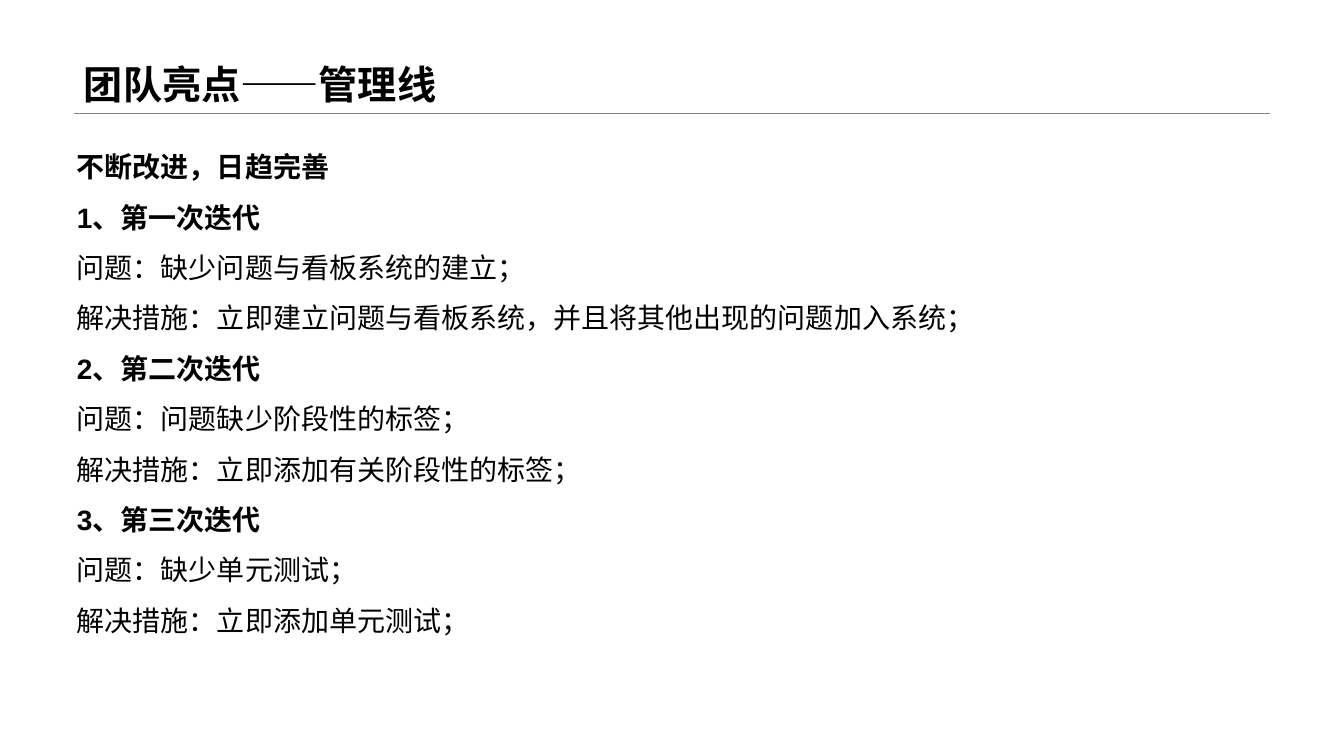
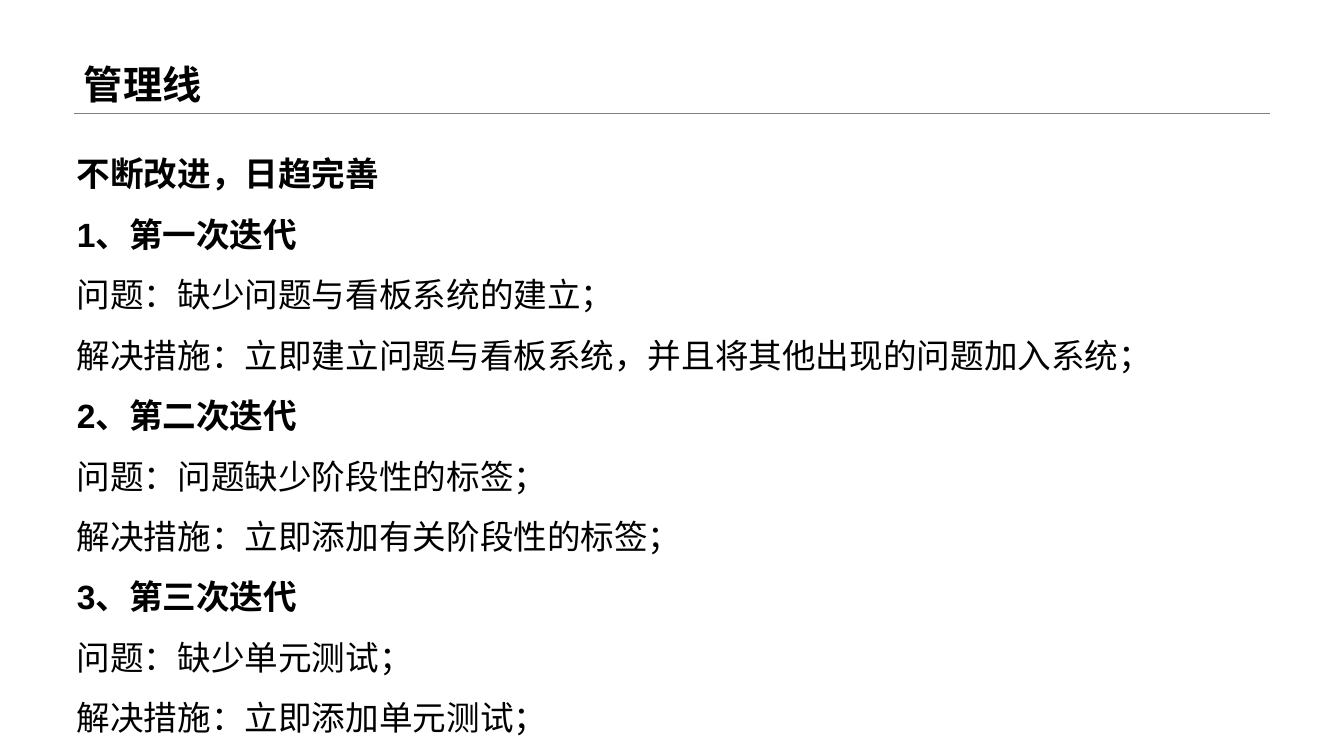
Before and after one commit to sebuaa2019/Team108, a slide deck: slide 15 of 申优答辩工作/申优答辩/Team108-申优答辩.pptx (slide 8 before the commit). Drawn at 1344x756 pixels with LibreOffice and Linux fonts; fonts in the diff are those of the drawing. Boxes give left, top, right and bottom in pixels: in the first picture for what was removed or moved away, otherwise in the second. Text is boxed around its words. In the diff, an @@ line names an element or a change of style, - is before the commit and + after.

```diff
--- a/申优答辩工作/申优答辩/Team108-申优答辩.pptx
+++ b/申优答辩工作/申优答辩/Team108-申优答辩.pptx
@@ title at (84,65,201,103): text changed @@
-团队亮点——管理线
+管理线
@@ text "不断改进，日趋完善" at (77,157,1152,735): size 20 to 24 pt @@
```
Also in this commit, not shown: 8 other slides changed, 8 slides added, 1 slide removed.
